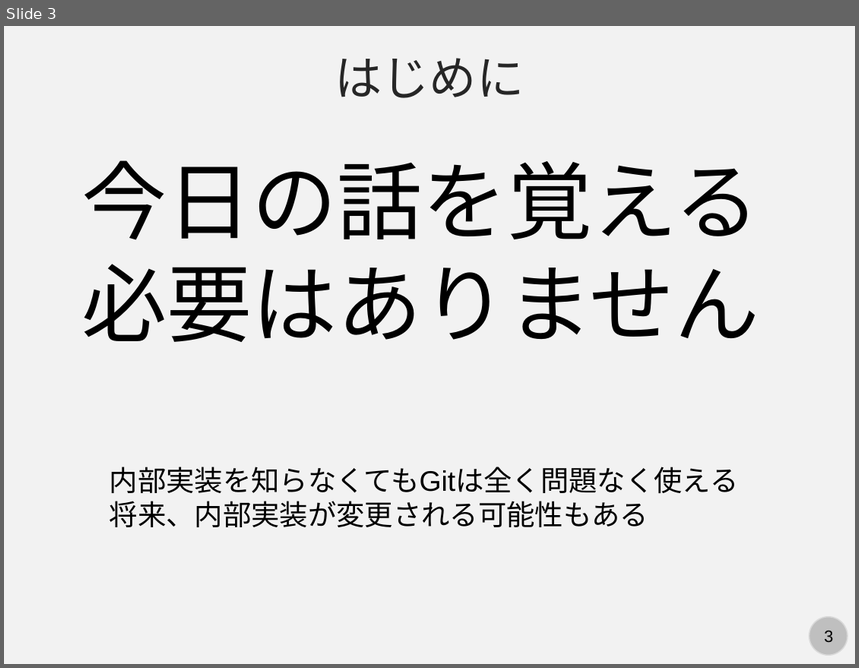
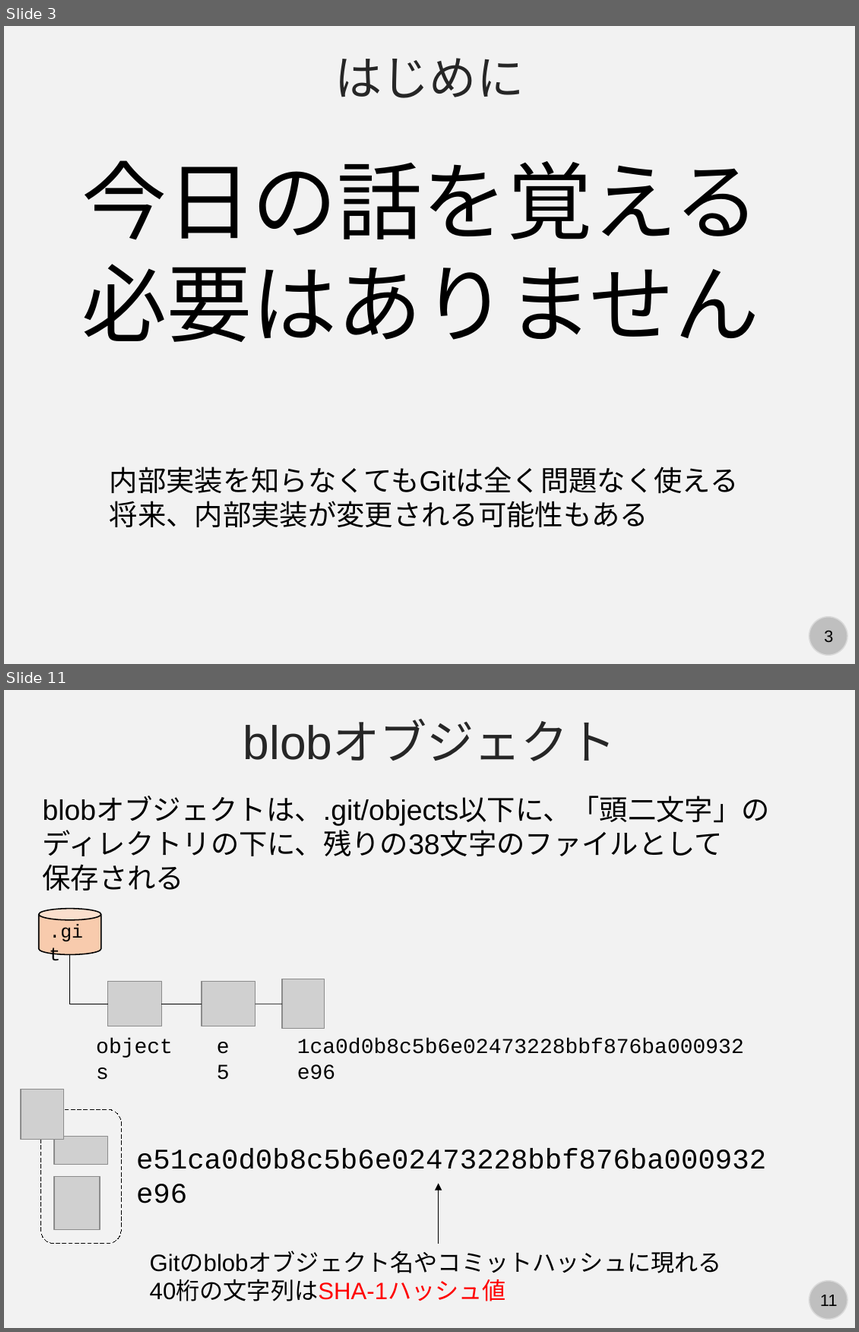
Before and after one commit to kaityo256/github, a slide deck: internals/fig/slide.pptx. Shown one above the other, each under a label of ours: slide 3 before the commit, slides 3 and 11 after it; the slides between them are not shown. The pictures are 859x668 and 859x1332 pixels, drawn with LibreOffice and Linux fonts; fonts in the diff are those of the drawing; grey boxes stand for pictures. Boxes give left, top, right and bottom in pixels: in the first picture for what was removed or moved away, otherwise in the second. Text is boxed around its words. In the diff, an @@ line names an element or a change of style, - is before the commit and + after.

```diff
--- a/internals/fig/slide.pptx
+++ b/internals/fig/slide.pptx
@@ slide 11 added at box(4, 690, 855, 1328), background #F2F2F2; not listed: 2 template elements that a slide beside it also shows @@
@@ text added at box(243, 721, 617, 761), 40 pt, text #262626 @@
+blobオブジェクト
@@ text added at box(43, 798, 770, 891), 24 pt, text #000000 @@
+blobオブジェクトは、.git/objects以下に、「頭二文字」の
+ディレクトリの下に、残りの38文字のファイルとして
+保存される
@@ cylinder added at box(39, 909, 101, 954), fill #F8CBAD, outline #000000 1 pt @@
@@ text added at box(40, 916, 99, 947), 16 pt, text #000000 @@
+.git
@@ elbow line added from (70, 954) to (108, 1004), #000000 0.5 pt @@
@@ picture added at box(108, 982, 161, 1027) @@
@@ picture added at box(202, 982, 255, 1027) @@
@@ picture added at box(282, 980, 325, 1029) @@
@@ line added from (161, 1004) to (202, 1004), #000000 0.5 pt @@
@@ line added from (282, 1004) to (255, 1004), #000000 0.5 pt @@
@@ text added at box(88, 1029, 187, 1063), 18 pt, text #000000 @@
+objects
@@ text added at box(208, 1029, 249, 1063), 18 pt, text #000000 @@
+e5
@@ text added at box(289, 1029, 758, 1063), 18 pt, text #000000 @@
+1ca0d0b8c5b6e02473228bbf876ba000932e96
@@ picture added at box(21, 1089, 63, 1138) @@
@@ rounded rectangle added at box(40, 1110, 120, 1243), outline #000000 0.75 pt dashed @@
@@ picture added at box(54, 1137, 108, 1165) @@
@@ text added at box(129, 1137, 792, 1179), 24 pt, text #000000 @@
+e51ca0d0b8c5b6e02473228bbf876ba000932e96
@@ picture added at box(54, 1177, 101, 1230) @@
@@ arrow added from (438, 1244) to (438, 1184), #000000 0.5 pt @@
@@ text added at box(150, 1252, 722, 1302), 20 pt, text #000000 @@
+Gitのblobオブジェクト名やコミットハッシュに現れる
+40桁の文字列はSHA-1ハッシュ値
```
Also in this commit, not shown: 1 slide changed, 8 other slides added, 36 slides removed.
